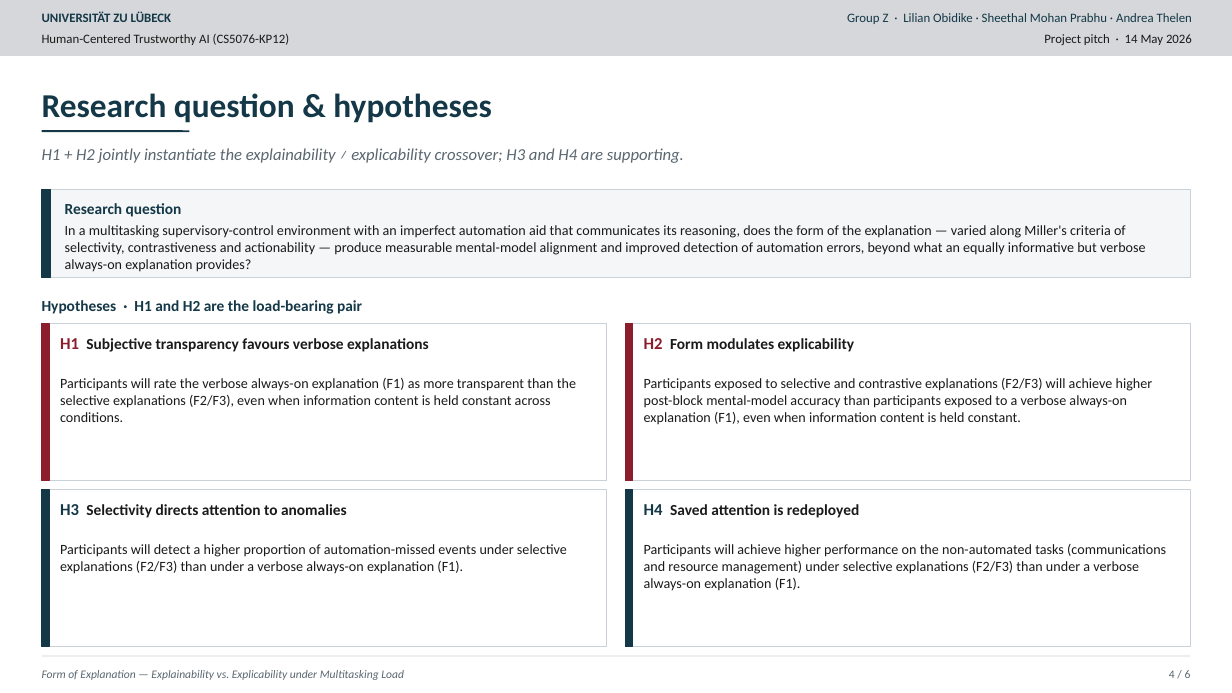
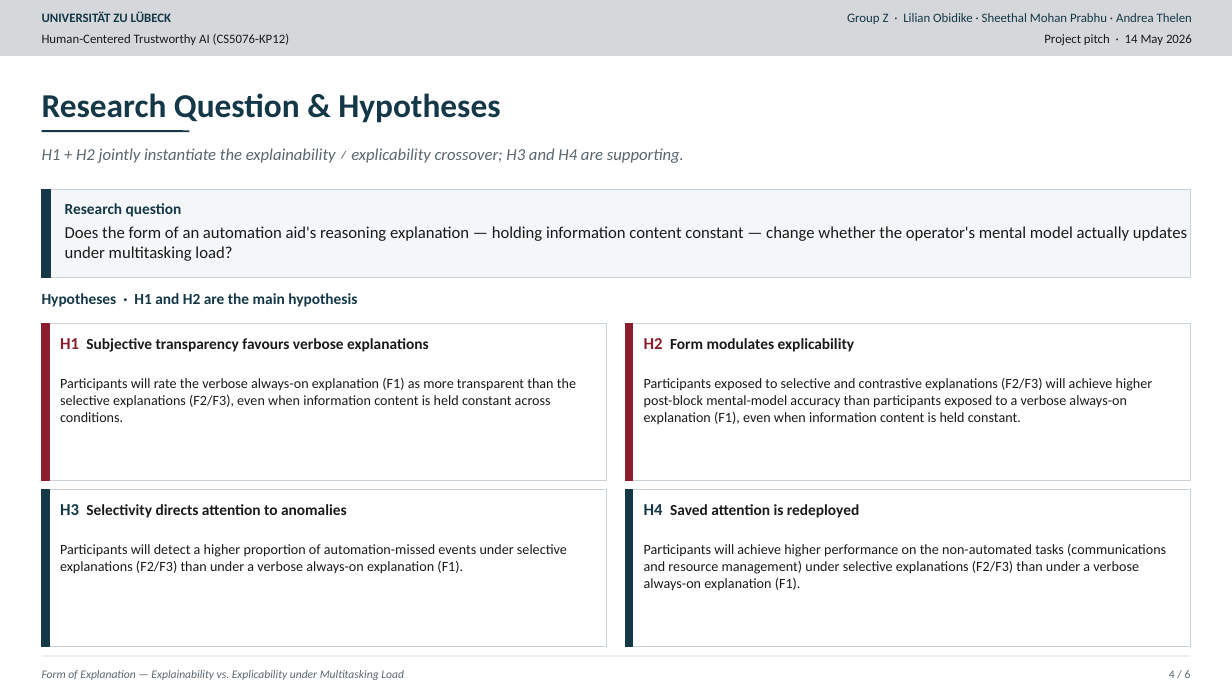
Before and after one commit to AndreaThelen/HumanCenteredAI, a slide deck: slide 4 of Documents/Study.pptx. Drawn at 1232x693 pixels with LibreOffice and Linux fonts; fonts in the diff are those of the drawing. Boxes give left, top, right and bottom in pixels: in the first picture for what was removed or moved away, otherwise in the second. Text is boxed around its words. In the diff, an @@ line names an element or a change of style, - is before the commit and + after.

```diff
--- a/Documents/Study.pptx
+++ b/Documents/Study.pptx
@@ text at [42,93,500,123]: text changed @@
-Research question & hypotheses
+Research Question & Hypotheses
@@ text at [65,226,1187,261]: text changed; size 11 to 13 pt @@
-In a multitasking supervisory-control environment with an imperfect automation aid that communicates its reasoning, does the form of the explanation — varied along Miller's criteria of selectivity, contrastiveness and actionability — produce measurable mental-model alignment and improved detection of automation errors, beyond what an equally informative but verbose always-on explanation provides?
+Does the form of an automation aid's reasoning explanation — holding information content constant — change whether the operator's mental model actually updates under multitasking load?
@@ text at [42,293,357,307]: text changed @@
-Hypotheses · H1 and H2 are the load-bearing pair
+Hypotheses · H1 and H2 are the main hypothesis
```
Also in this commit, not shown: 5 other slides changed, 1 other file.
